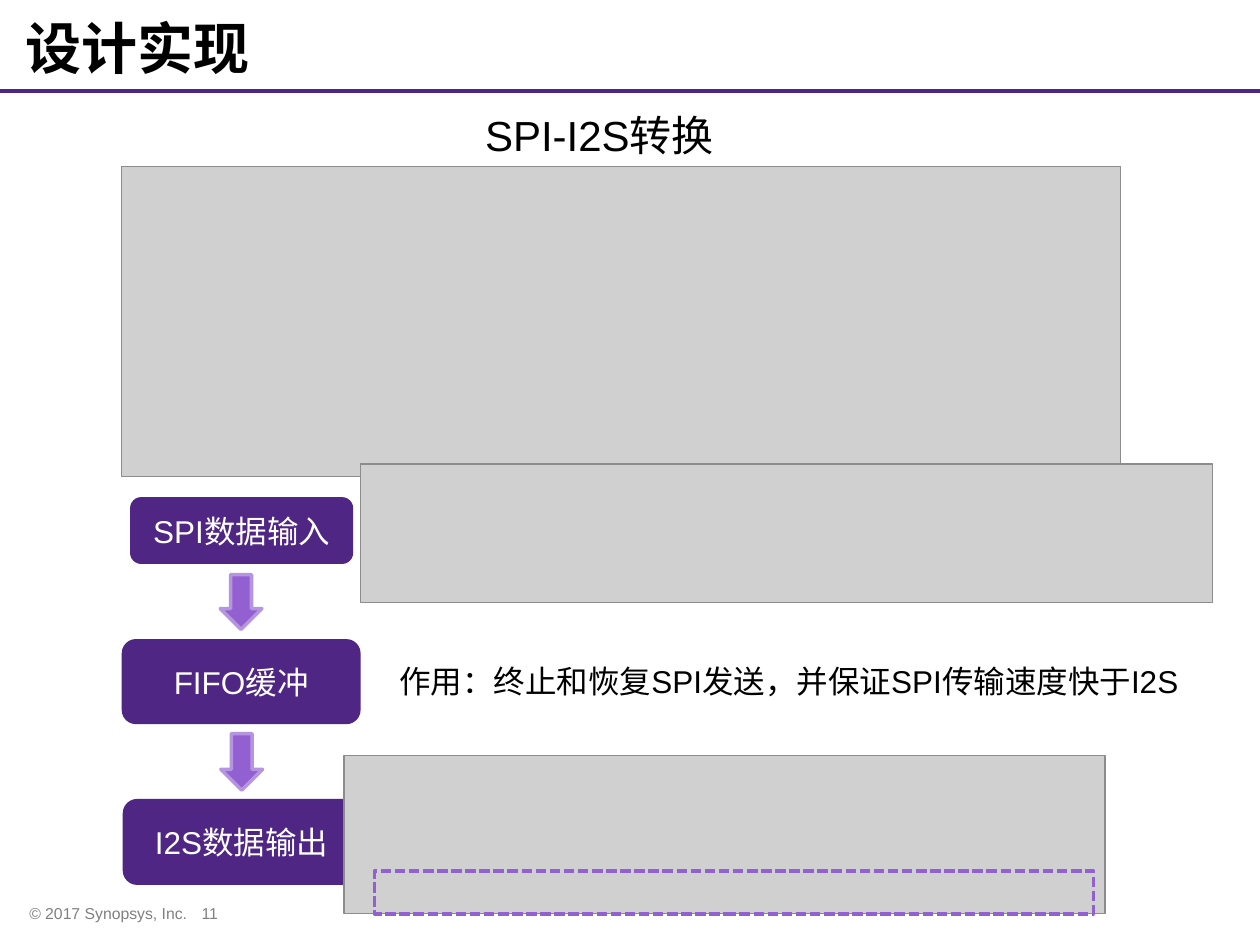
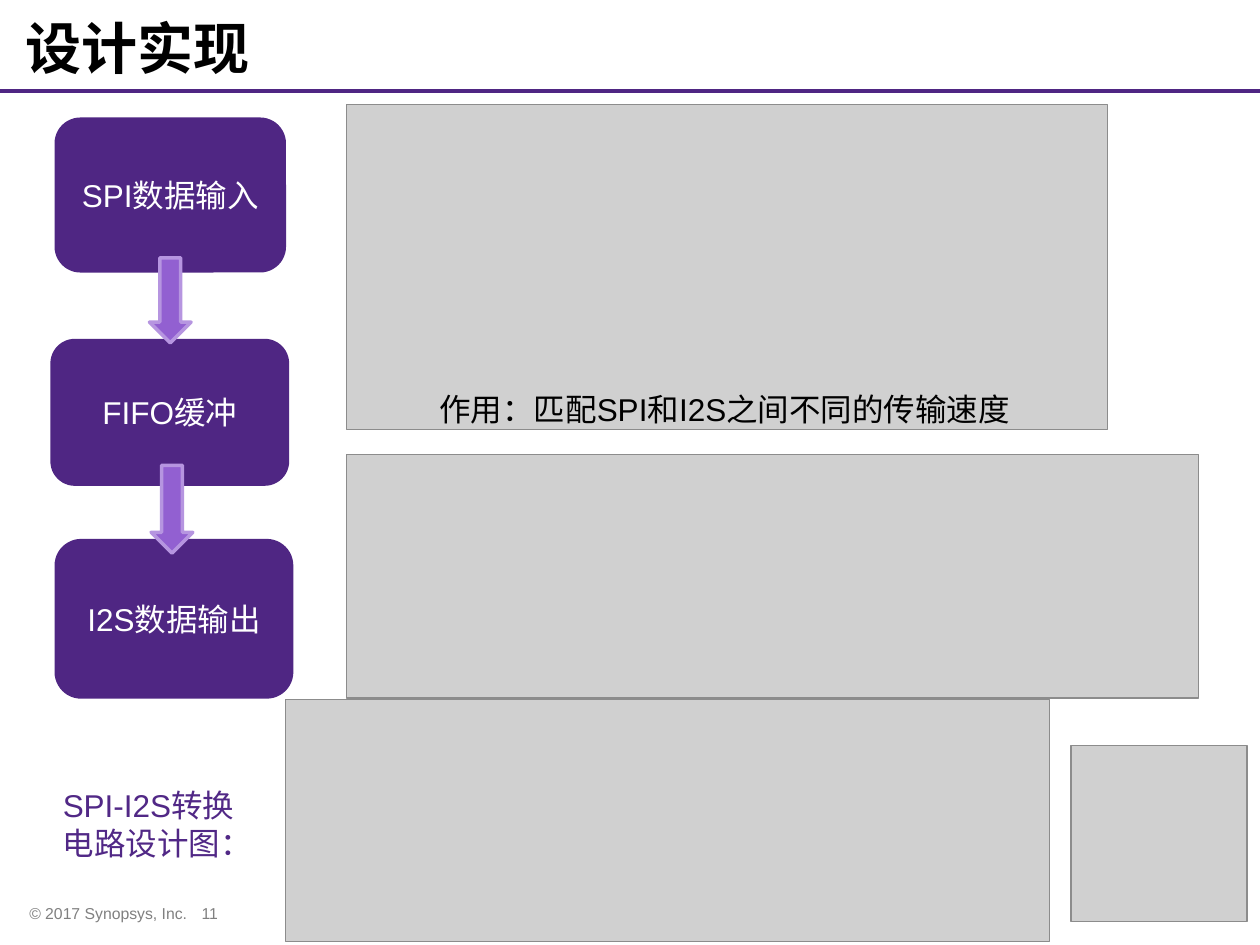
Before and after one commit to whutddk/iRhythm, a slide deck: slide 11 of doc/Synopsys ARC杯电子设计竞赛作品展示模板.pptx. Drawn at 1260x945 pixels with LibreOffice and Linux fonts; fonts in the diff are those of the drawing; grey boxes stand for pictures; background and template pictures are left out. Boxes give left, top, right and bottom in pixels: in the first picture for what was removed or moved away, otherwise in the second. Text is boxed around its words. In the diff, an @@ line names an element or a change of style, - is before the commit and + after.

```diff
--- a/doc/Synopsys ARC杯电子设计竞赛作品展示模板.pptx
+++ b/doc/Synopsys ARC杯电子设计竞赛作品展示模板.pptx
@@ rounded rectangle "SPI数据输入": place and size @@
-rounded rectangle "SPI数据输入" at [130,498,353,564]
+rounded rectangle "SPI数据输入" at [54,117,286,272]
@@ picture: place and size @@
-picture at [344,756,1105,914]
+picture at [346,105,1108,430]
@@ text removed at [485,117,714,155] @@
-SPI-I2S转换
@@ right arrow: place and size @@
-right arrow at [221,574,263,629]
+right arrow at [149,258,191,343]
@@ rounded rectangle "FIFO缓冲": place and size @@
-rounded rectangle "FIFO缓冲" at [122,639,362,724]
+rounded rectangle "FIFO缓冲" at [50,339,290,486]
@@ text at [439,394,1010,430]: text changed @@
-作用：终止和恢复SPI发送，并保证SPI传输速度快于I2S
+作用：匹配SPI和I2S之间不同的传输速度
@@ right arrow: place and size @@
-right arrow at [220,733,262,790]
+right arrow at [152,466,193,554]
@@ picture: place and size @@
-picture at [360,464,1212,602]
+picture at [346,455,1198,698]
@@ rounded rectangle "I2S数据输出": place and size @@
-rounded rectangle "I2S数据输出" at [122,799,360,885]
+rounded rectangle "I2S数据输出" at [54,539,294,699]
@@ picture: place and size @@
-picture at [122,166,1121,476]
+picture at [286,699,1050,941]
@@ picture added at [1071,746,1247,922] @@
@@ text added at [63,792,235,820], 18 pt, text #512886 @@
+SPI-I2S转换电路设计图：
@@ rectangle removed at [374,871,1094,914] @@
```
Also in this commit, not shown: 12 other slides changed, 1 other file.
